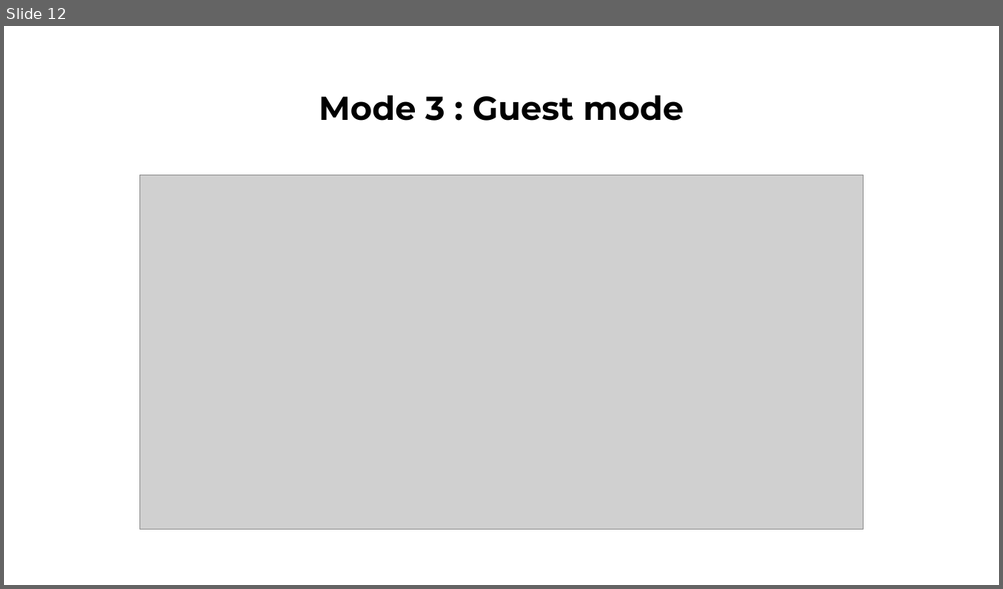
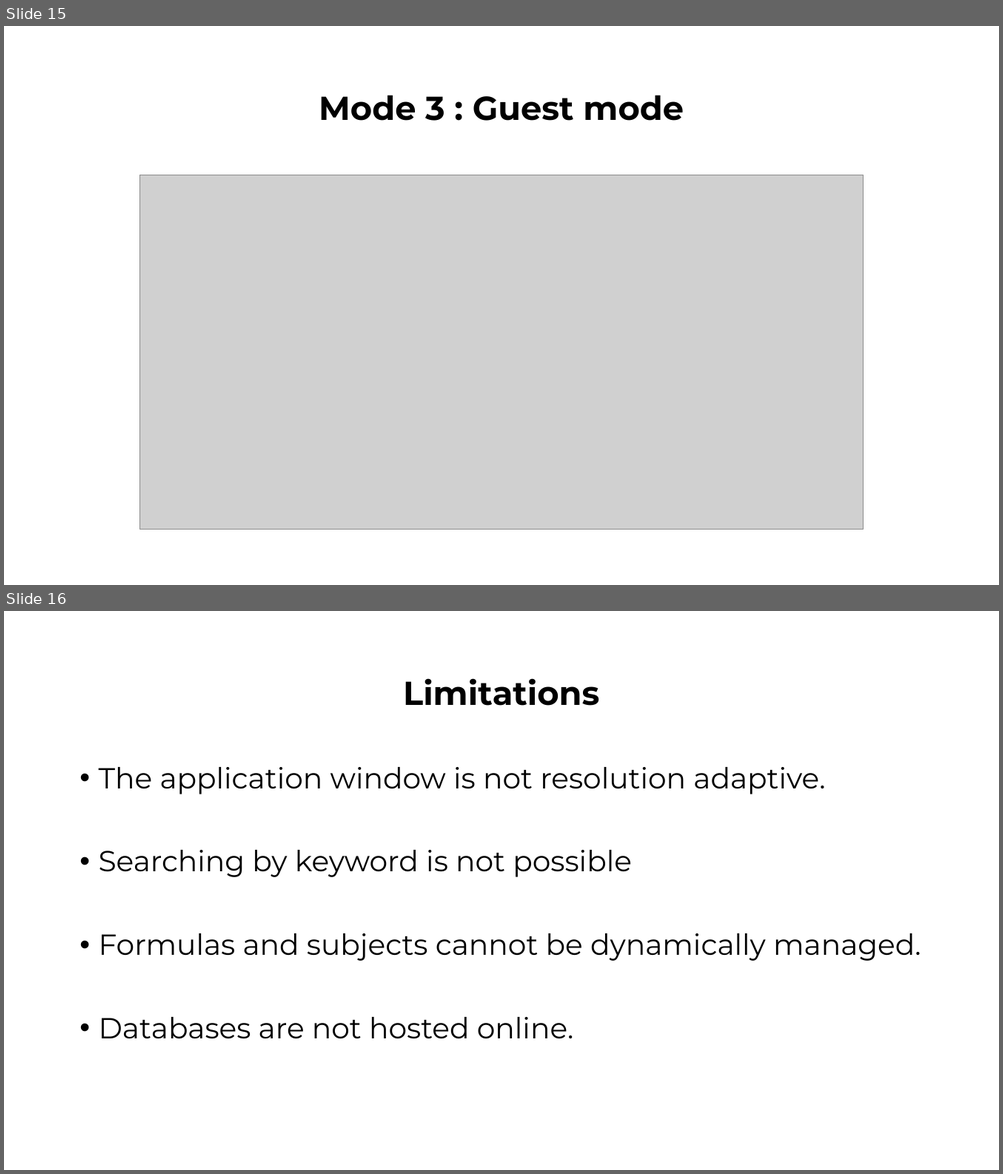
Before and after one commit to AtuLxCE/formula-encyclopaedia, a slide deck: Documentation/Formula Encylopedia 2.0 .pptx. Shown one above the other, each under a label of ours: slide 12 before the commit, slides 15 and 16 after it. The pictures are 1003x589 and 1003x1174 pixels, drawn with LibreOffice and Linux fonts; fonts in the diff are those of the drawing; grey boxes stand for pictures. Boxes give left, top, right and bottom in pixels: in the first picture for what was removed or moved away, otherwise in the second. Text is boxed around its words. In the diff, an @@ line names an element or a change of style, - is before the commit and + after.

```diff
--- a/Documentation/Formula Encylopedia 2.0 .pptx
+++ b/Documentation/Formula Encylopedia 2.0 .pptx
@@ slide 16 added at box(4, 611, 999, 1170), background #FFFFFF @@
@@ title added at box(403, 678, 599, 706), 32 pt, text #000000, bold @@
+Limitations
@@ text added at box(99, 767, 921, 1039), 28 pt, text #000000 @@
+• The application window is not resolution adaptive.
+• Searching by keyword is not possible
+• Formulas and subjects cannot be dynamically managed.
+• Databases are not hosted online.
@@ what was slide 12 is now slide 15 @@
```
Also in this commit, not shown: 8 slides changed, 5 other slides added.
